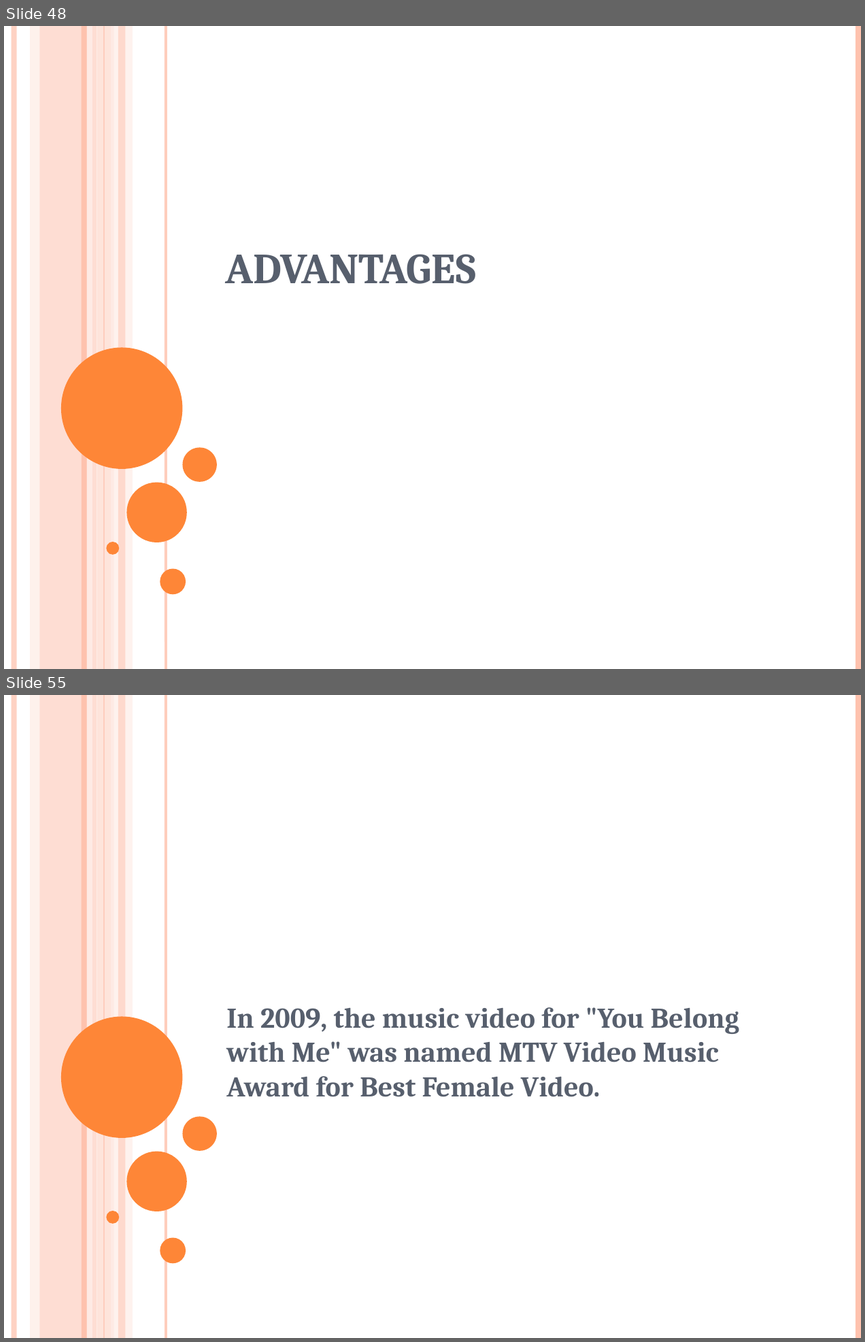
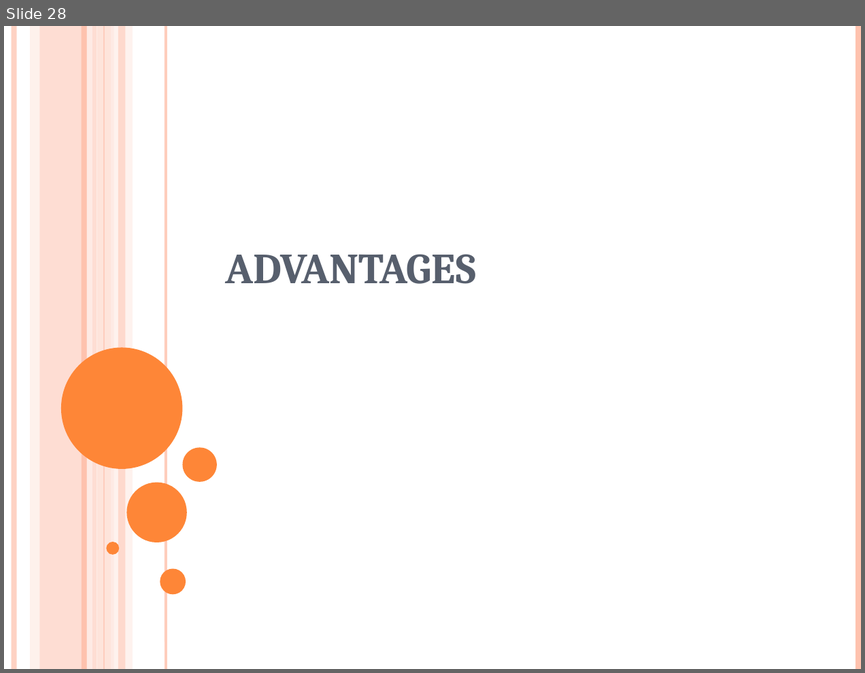
Before and after one commit to surabhi5/instant-ppt, a slide deck: output.pptx. Shown one above the other, each under a label of ours: slides 48 and 55 before the commit, slide 28 after it; the slides between them are not shown. The pictures are 865x1342 and 865x673 pixels, drawn with LibreOffice and Linux fonts; fonts in the diff are those of the drawing. Boxes give left, top, right and bottom in pixels: in the first picture for what was removed or moved away, otherwise in the second. Text is boxed around its words. In the diff, an @@ line names an element or a change of style, - is before the commit and + after.

```diff
--- a/output.pptx
+++ b/output.pptx
@@ slide 55 removed at box(4, 695, 861, 1338), background #FFFFFF; not listed: 16 template elements that a slide beside it also shows @@
@@ subtitle removed at box(226, 1007, 739, 1097) @@
-In 2009, the music video for "You Belong with Me" was named MTV Video Music Award for Best Female Video.
@@ what was slide 48 is now slide 28 @@
```
Also in this commit, not shown: 2 slides changed, 69 slides added, 110 other slides removed, 2 other files.
